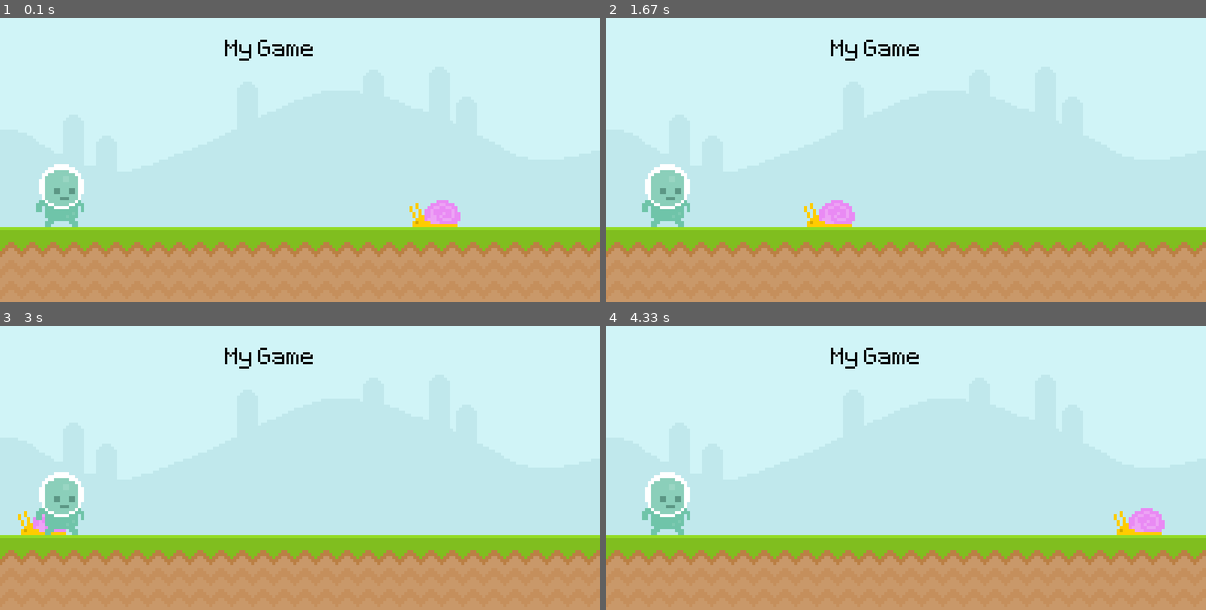
Above: before the commit, frames 1-4 (two rows, left to right).
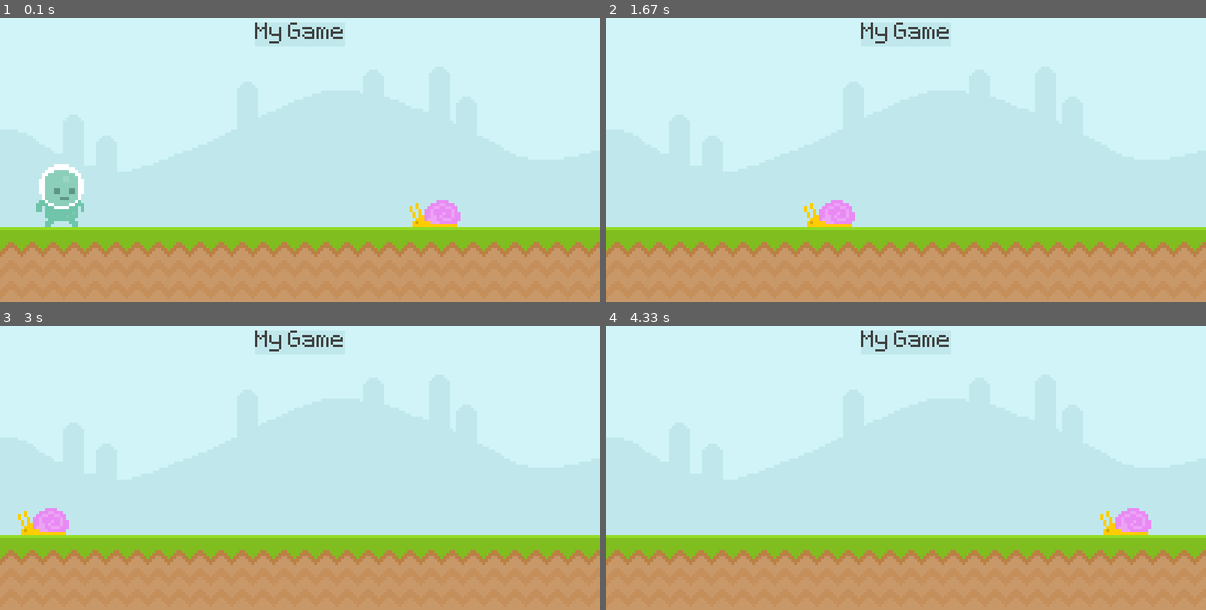
Above: after the commit, the same moments.

Repository: SDBranka/The_Ultimate_Introduction_to_Pygame
Game: pygame game, started from main.py
Same seed, same stepped clock (60 frames per second), same inputs: the game is played once before the commit and once after it.
Inputs (mouse positions are in pixels of both pictures, inside the frame that each line leads up to):
- Up to frame 1 (0.1 s): no input
- Up to frame 2 (1.67 s): press the mouse at (666, 196) at 0.37 s; move the mouse to (774, 131) at 0.47 s; release the mouse at (882, 69) at 0.6 s; press the mouse at (666, 52) at 0.7 s; move the mouse to (678, 145) at 0.8 s; release the mouse at (696, 239) at 0.93 s; tap Space at 1, 1.4 s; move the mouse to (780, 103) at 1.37 s
- Up to frame 3 (3 s): tap Space at 1.7, 2.23, 2.53 s; move the mouse to (78, 450) at 2.2 s
- Up to frame 4 (4.33 s): press the mouse at (666, 328) at 3.6 s; move the mouse to (870, 405) at 3.7 s; release the mouse at (1080, 482) at 3.83 s; tap Space at 3.97, 4.27 s

The runs differ from the first frame. In frame 1, 0.6% of the frame differs, in the area x 37-58%, y 1-16%; in frame 2, 1.9%; in frame 3, 1.9%; in frame 4, 2.5%, in the area x 6-94%, y 1-74%.

Commit message:
Player physics, jump added; floor now barrier

Diff:
--- a/main.py
+++ b/main.py
@@ -32,11 +32,15 @@
 # create a ground surface with an image
 ground_surface = pygame.image.load('img/ground.png').convert()
 
-# create text surface
-text_surface_text = "My Game"
-text_surface_anti_aliasing = False
-text_surface_color = "Black"
-text_surface = test_font.render(text_surface_text, text_surface_anti_aliasing, text_surface_color)
+# create score surface
+score_surface_text = "My Game"
+score_surface_anti_aliasing = False
+# score_surface_color = "Black"
+score_surface_color = (64, 64, 64)
+score_surface = test_font.render(score_surface_text, score_surface_anti_aliasing, score_surface_color)
+score_pos_x = 400
+score_pos_y = 27
+score_rect = score_surface.get_rect(midtop = (score_pos_x, score_pos_y))
 
 # create snail character(surface)
 snail_surface = pygame.image.load("img/snail/snail1.png").convert_alpha()
@@ -45,14 +49,24 @@
 # create snail rectangle that is same size as snail_surface
 snail_rect = snail_surface.get_rect(midbottom = (snail_pos_x, snail_pos_y))
 
-
-
 # create player character(surface)
 player_surface = pygame.image.load("img/player/player_walk_1.png").convert_alpha()
 player_pos_x = 80
 player_pos_y = 300
 # create player rectangle that is same size as player_surface
 player_rect = player_surface.get_rect(midbottom = (player_pos_x, player_pos_y))
+# create gravity physics for player
+player_gravity = 0
+
+
+
+
+
+
+
+
+
+
 
 # game loop
 while True:
@@ -61,6 +75,40 @@
         if event.type == pygame.QUIT:
             pygame.quit()
             exit()
+        # if the mouse moves the terminal will output the mouse position
+        # if event.type == pygame.MOUSEMOTION:
+        #     print(event.pos)
+        # if mouse button is depressed print "mouse down"
+        # if event.type == pygame.MOUSEBUTTONDOWN:
+        #     print("mouse down")
+        # if mouse button is not depressed print "mouse up"
+        # if event.type == pygame.MOUSEBUTTONUP:
+        #     print("mouse up")
+        # check to see if mouse is over player_rect
+        # if event.type == pygame.MOUSEMOTION:
+            # print(event.pos)
+            # if player_rect.collidepoint(event.pos):
+            #     print("collision")
+        # learning KEYUP and KEYDOWN
+        # if event.type == pygame.KEYDOWN:
+        #     print("Key down")
+        # if event.type == pygame.KEYUP:
+        #     print("Key up")
+        # check for a specific key press
+        # if event.type == pygame.KEYDOWN:
+        #     if event.key == pygame.K_SPACE:
+        #         print("jump")
+
+        # make player jump using space bar
+        if event.type == pygame.KEYDOWN:
+            if event.key == pygame.K_SPACE:
+                player_gravity = -20
+
+        # make player jump if player is clicked (1:43:15)
+        if event.type == pygame.MOUSEBUTTONDOWN:
+            if player_rect.collidepoint(event.pos):
+                player_gravity = -20
+
 
     # display test_surface
     # ts_pos_x = 200
@@ -77,19 +125,74 @@
     ground_pos_y = 300
     screen.blit(ground_surface, (ground_pos_x, ground_pos_y))
 
-    # display text_surface
-    text_pos_x = 300
-    text_pos_y = 50
-    screen.blit(text_surface, (text_pos_x, text_pos_y))
+    # adding a background to the score_surface
+    surface_to_draw_score_on = screen
+    # score_bg_color = "Pink"
+    score_bg_color = "#c0e8ec"
+    rect_to_draw = score_rect
+    pygame.draw.rect(surface_to_draw_score_on, score_bg_color, rect_to_draw)
+    pygame.draw.rect(surface_to_draw_score_on, score_bg_color, rect_to_draw, 10)
+
+    # display score_surface
+    screen.blit(score_surface, score_rect)
 
     # display snail/move position
     snail_rect.left -= 3
-    if snail_rect.left < -90:
+    if snail_rect.right < 0:
         snail_rect.left = 800
     screen.blit(snail_surface, snail_rect)
 
+    # apply player gravity physics
+    player_gravity +=1
+    player_rect.y += player_gravity
+    # create floor as barrier
+    if player_rect.bottom >= 300:
+        player_rect.bottom = 300
+
     # display player
-    screen.blit(player_surface, player_rect )
+    screen.blit(player_surface, player_rect)
+
+    # stores pressed keys into variable like a dictionary, if space bar is pushed print jump
+    # keys = pygame.key.get_pressed()
+    # if keys[pygame.K_SPACE]:
+    #     print("jump")
+
+
+    # check if player_rect() has collided with snail_rect
+    # player_rect.colliderect(snail_rect) generates a number value either 1 or 0 which may be used as a Boolean check
+    # print(player_rect.colliderect(snail_rect))
+    # if player_rect.colliderect(snail_rect):
+        # print("collision")
+
+    # determines mouse position, if mouse collides with player_rect the terminal will output which buttons on the mouse are being pressed
+    # mouse_pos = pygame.mouse.get_pos()
+    # if player_rect.collidepoint(mouse_pos):
+        # print(pygame.mouse.get_pressed())
+
+    # draw a line from the top left corner to the bottom right corner
+    # surface_to_draw_line_on = screen
+    # line_color = "Gold"
+    # line_start_point = (0,0)
+    # line_end_point = (800, 400)
+    # line_width = 10
+    # pygame.draw.line(surface_to_draw_line_on, line_color, line_start_point, line_end_point, line_width)
+
+    # draw a line from top left corner to the mouse position
+    # surface_to_draw_line_on = screen
+    # line_color = "Gold"
+    # line_start_point = (0,0)
+    # line_end_point = pygame.mouse.get_pos()
+    # line_width = 10
+    # pygame.draw.line(surface_to_draw_line_on, line_color, line_start_point, line_end_point, line_width)
+
+    # draw ellipse while designing our own rect
+    # surface_to_ellipse_line_on = screen
+    # ellipse_color = "Brown"
+    # ellipse_x = 50
+    # ellipse_y = 200
+    # ellipse_width = 100
+    # ellipse_height = 100
+    # pygame.draw.ellipse(surface_to_ellipse_line_on, ellipse_color, pygame.Rect(ellipse_x, ellipse_y, ellipse_width, ellipse_height))
 
 
     pygame.display.update()
Not shown, added: notes.txt
